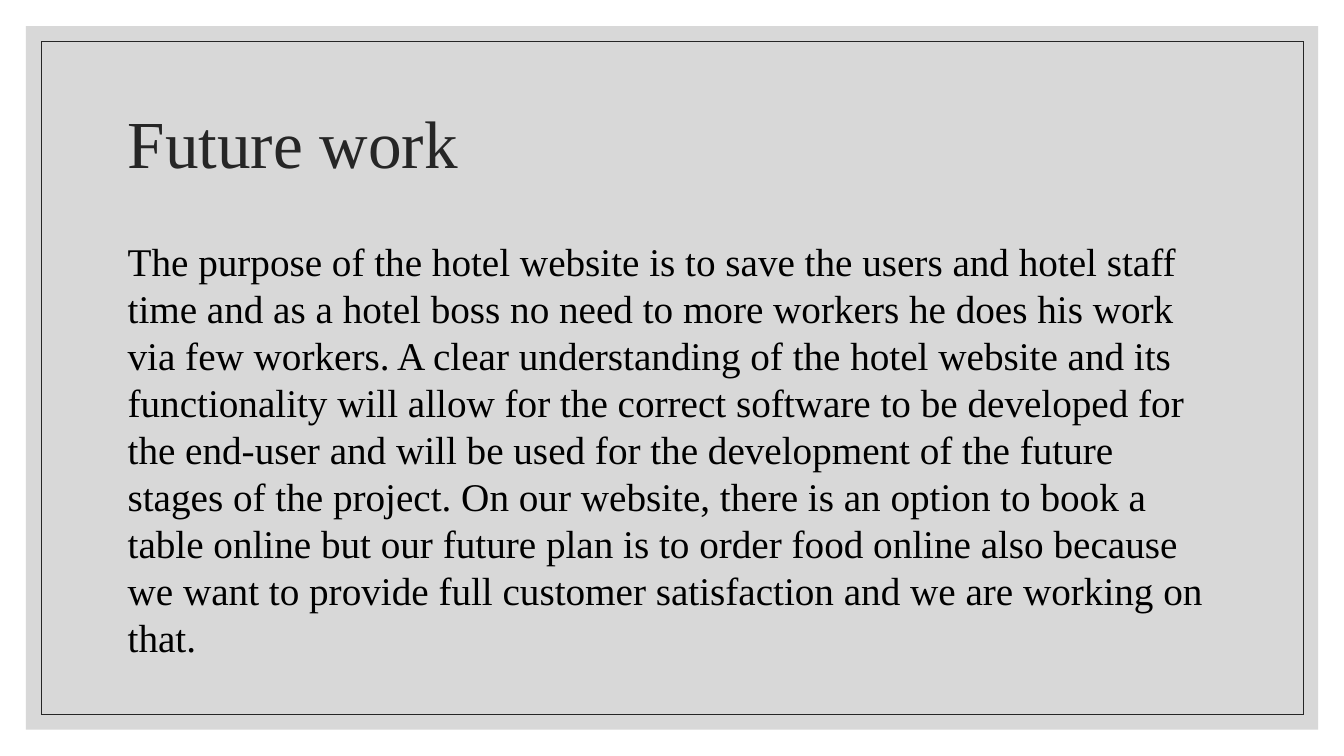
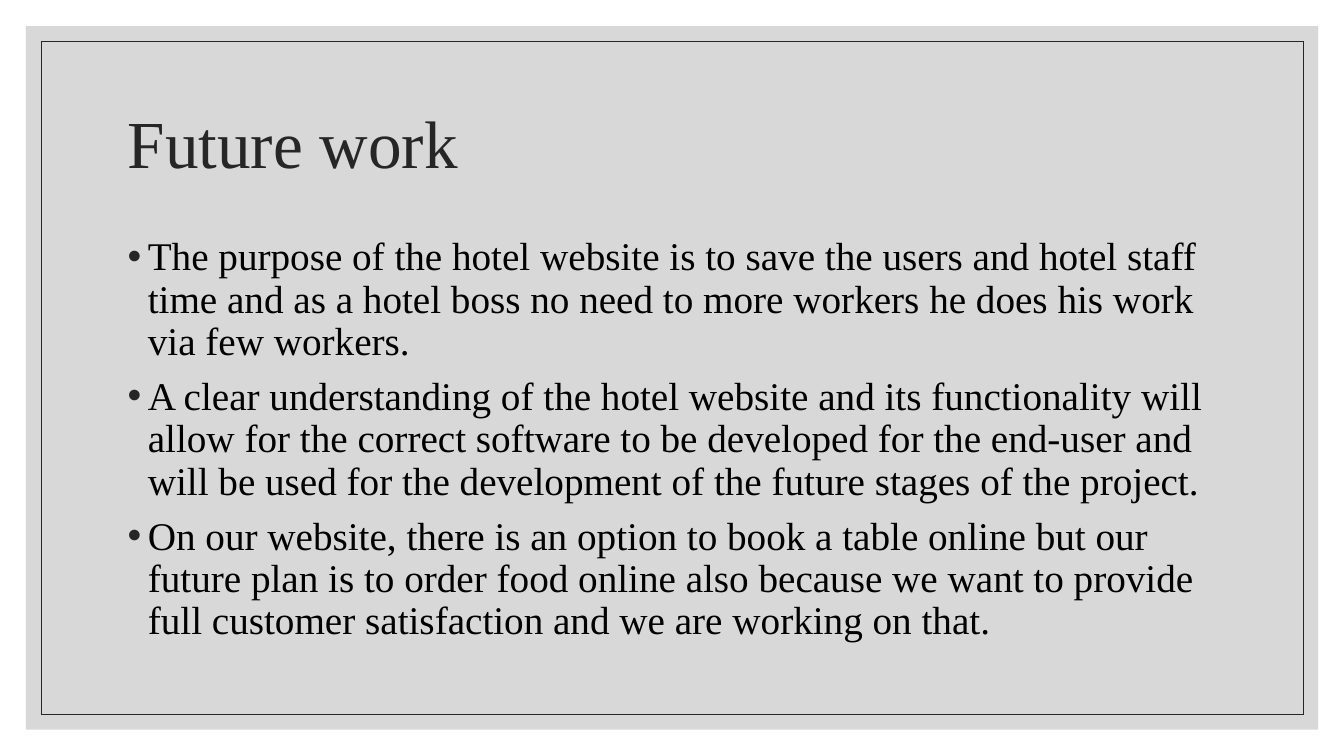
Before and after one commit to PUSHPAGHJH/Elective-module-1-project, a slide deck: slide 12 of Hotel Management System.pptx (slide 10 before the commit). Drawn at 1344x756 pixels with LibreOffice and Linux fonts; fonts in the diff are those of the drawing. Boxes give left, top, right and bottom in pixels: in the first picture for what was removed or moved away, otherwise in the second. Text is boxed around its words. In the diff, an @@ line names an element or a change of style, - is before the commit and + after.

```diff
--- a/Hotel Management System.pptx
+++ b/Hotel Management System.pptx
@@ text at (x1=148, y1=242, x2=1202, y2=642): text changed @@
-The purpose of the hotel website is to save the users and hotel staff time and as a hotel boss no need to more workers he does his work via few workers. A clear understanding of the hotel website and its functionality will allow for the correct software to be developed for the end-user and will be used for the development of the future stages of the project. On our website, there is an option to book a table online but our future plan is to order food online also because we want to provide full customer satisfaction and we are working on that.
+• The purpose of the hotel website is to save the users and hotel staff time and as a hotel boss no need to more workers he does his work via few workers.
+• A clear understanding of the hotel website and its functionality will allow for the correct software to be developed for the end-user and will be used for the development of the future stages of the project.
+• On our website, there is an option to book a table online but our future plan is to order food online also because we want to provide full customer satisfaction and we are working on that.
```
Also in this commit, not shown: 7 other slides changed, 2 slides added.
